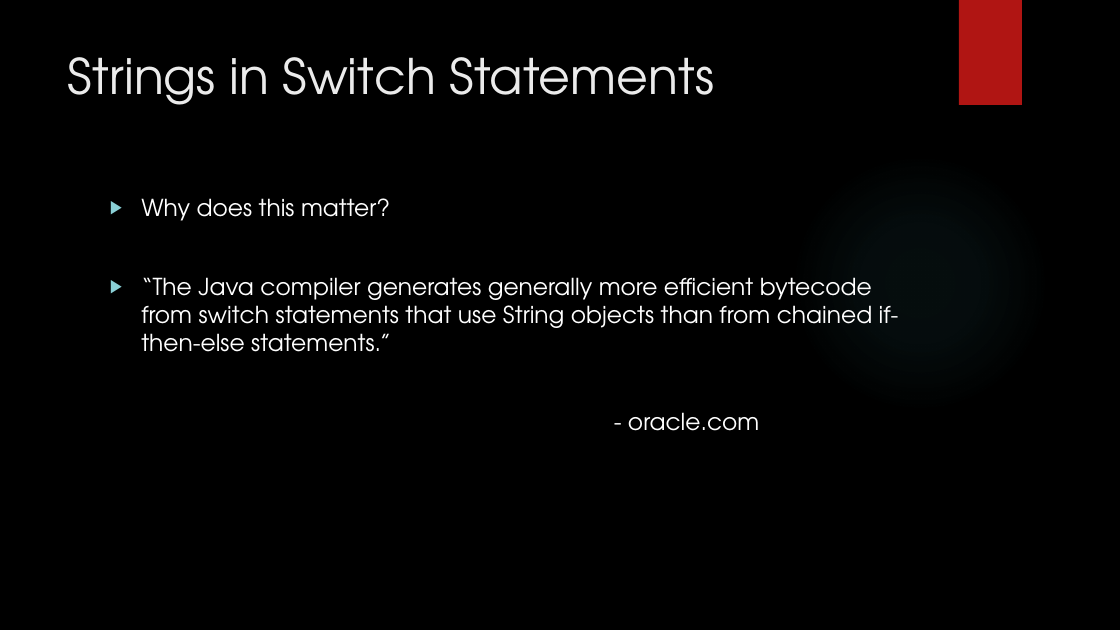
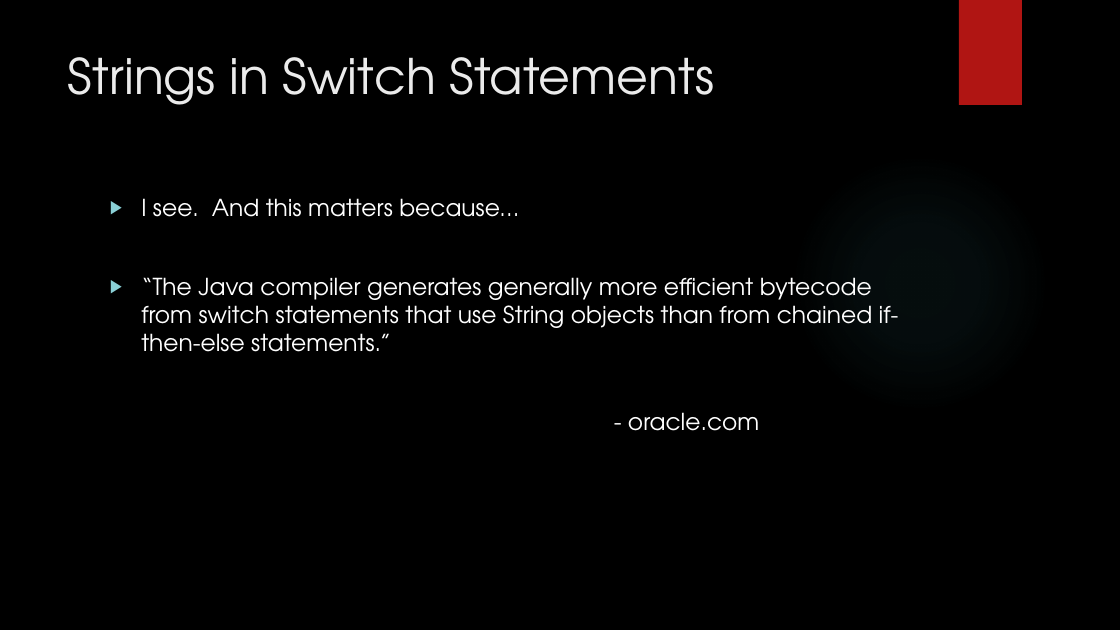
Before and after one commit to loganwrightoit/smartrm_dynamic, a slide deck: slide 9 of New Features of Java 7 and 8.pptx. Drawn at 1120x630 pixels with LibreOffice and Linux fonts; fonts in the diff are those of the drawing; background and template pictures are left out. Boxes give left, top, right and bottom in pixels: in the first picture for what was removed or moved away, otherwise in the second. Text is boxed around its words. In the diff, an @@ line names an element or a change of style, - is before the commit and + after.

```diff
--- a/New Features of Java 7 and 8.pptx
+++ b/New Features of Java 7 and 8.pptx
@@ text at <box>141,198,519,217</box>: text changed @@
-▶ Why does this matter?
+▶ I see. And this matters because…
```
Also in this commit, not shown: 1 other slide changed.
